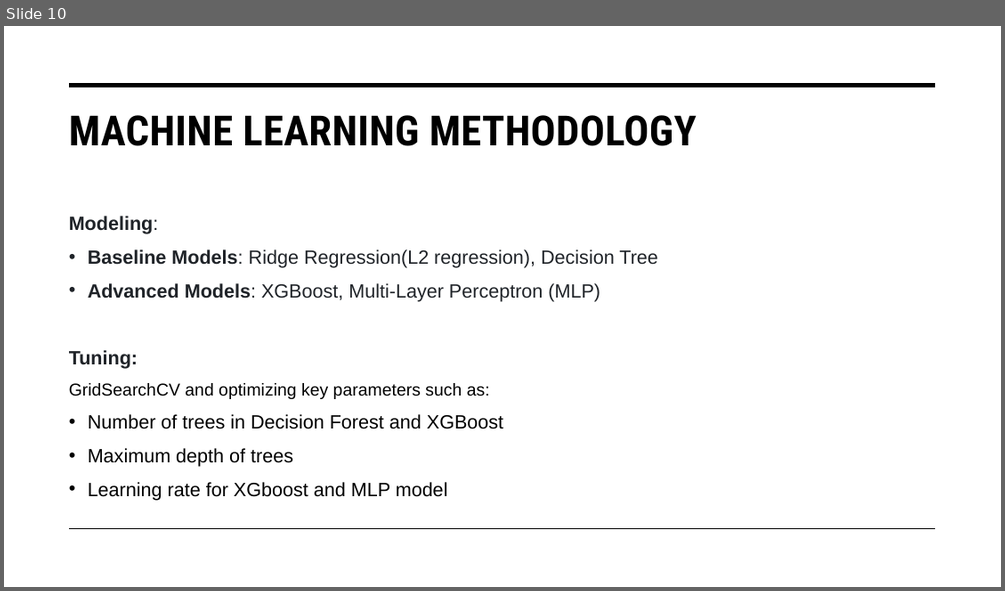
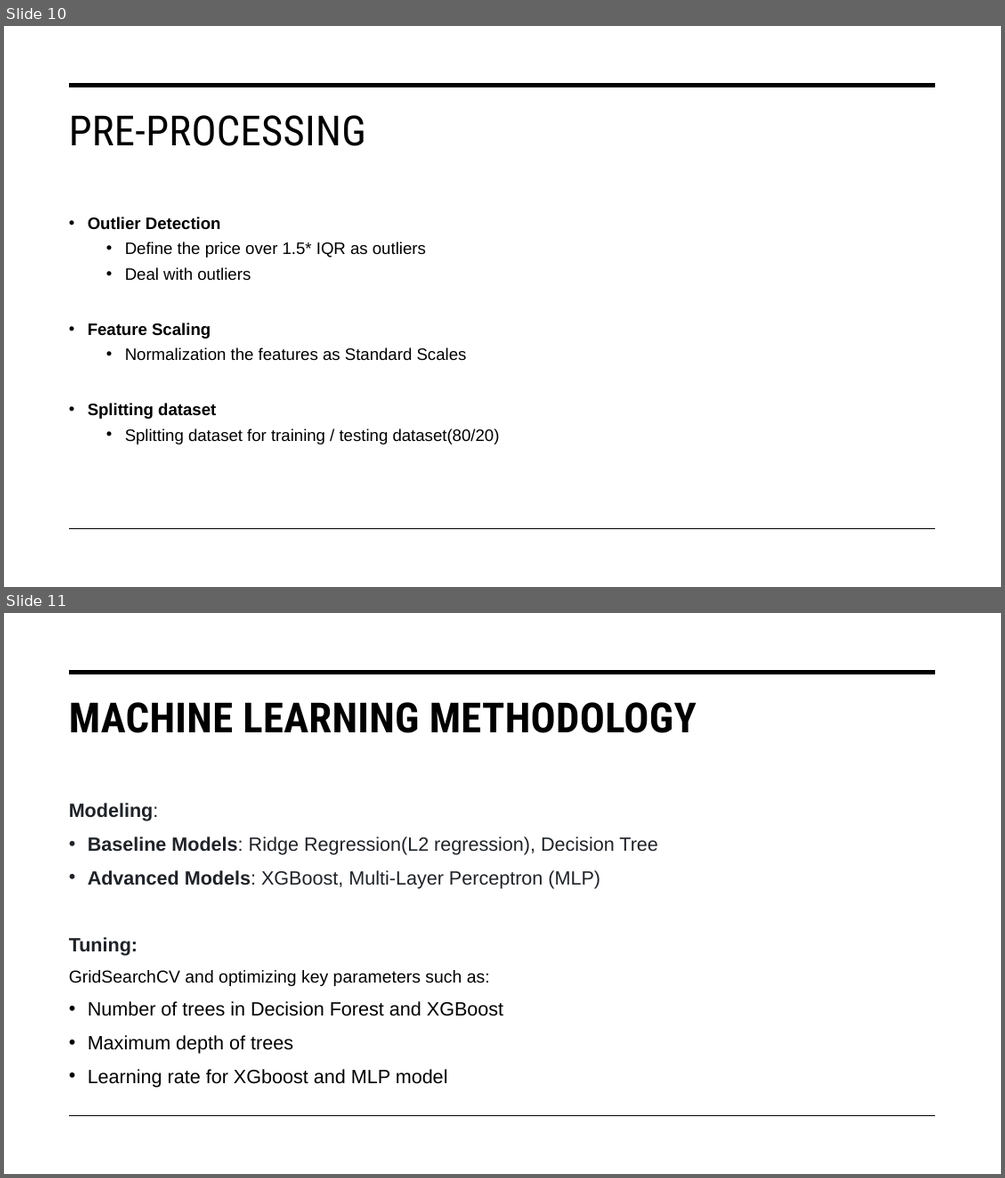
Before and after one commit to wenshanliu653/Springboard_Capstone, a slide deck: Report/Presentation1.pptx. Shown one above the other, each under a label of ours: slide 10 before the commit, slides 10 and 11 after it. The pictures are 1005x591 and 1005x1178 pixels, drawn with LibreOffice and Linux fonts; fonts in the diff are those of the drawing. Boxes give left, top, right and bottom in pixels: in the first picture for what was removed or moved away, otherwise in the second. Text is boxed around its words. In the diff, an @@ line names an element or a change of style, - is before the commit and + after.

```diff
--- a/Report/Presentation1.pptx
+++ b/Report/Presentation1.pptx
@@ slide 10 added at (4,26,1001,587), background #FFFFFF; not listed: 2 template elements that a slide beside it also shows @@
@@ title added at (69,115,366,146), 40 pt, text #000000 @@
+PRE-PROCESSING
@@ text added at (88,216,500,444), 16 pt, text #000000 @@
+• Outlier Detection
+  • Define the price over 1.5* IQR as outliers
+  • Deal with outliers
+• Feature Scaling
+  • Normalization the features as Standard Scales
+  • Splitting dataset
+  • Splitting dataset for training / testing dataset(80/20)
@@ what was slide 10 is now slide 11 @@
```
Also in this commit, not shown: 6 slides changed, 4 other files.
